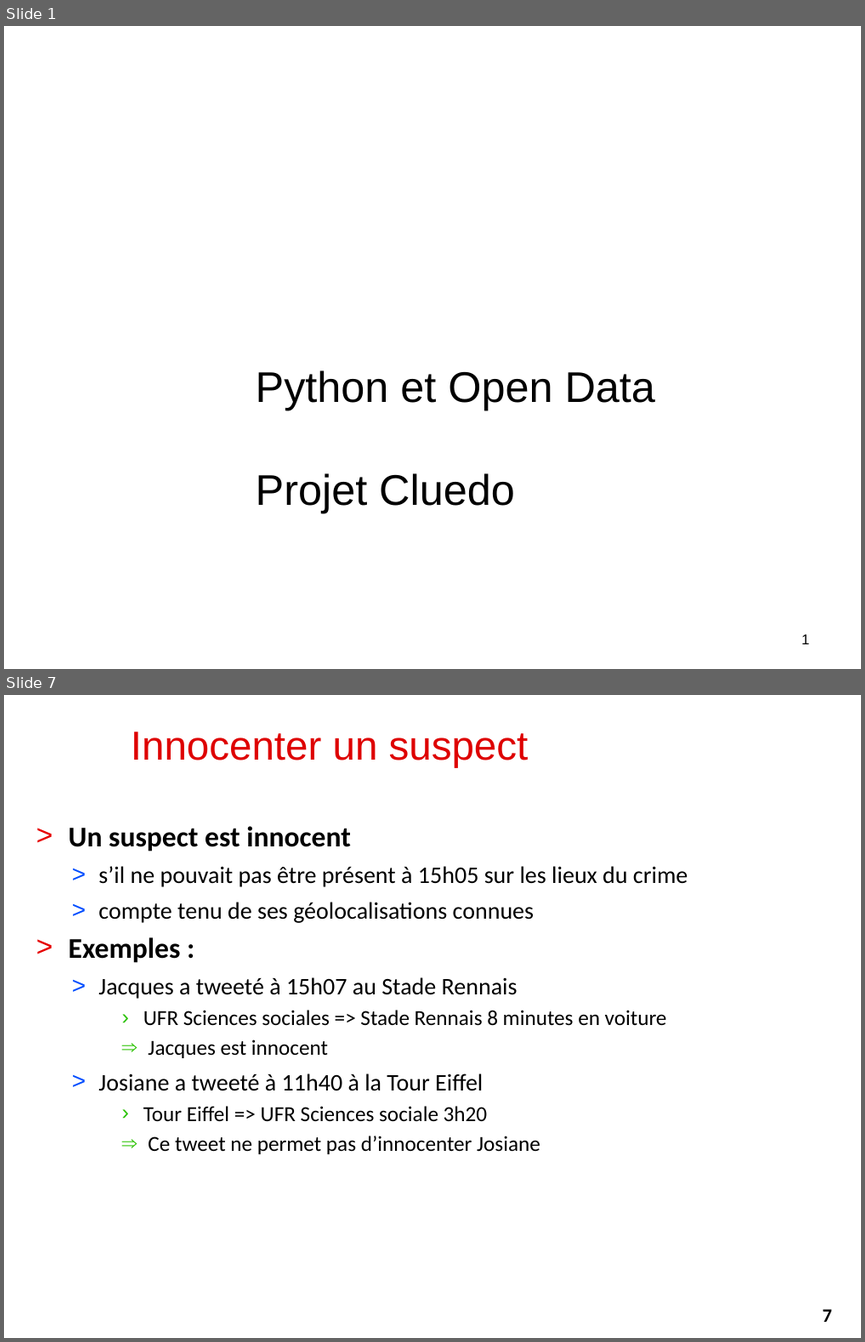
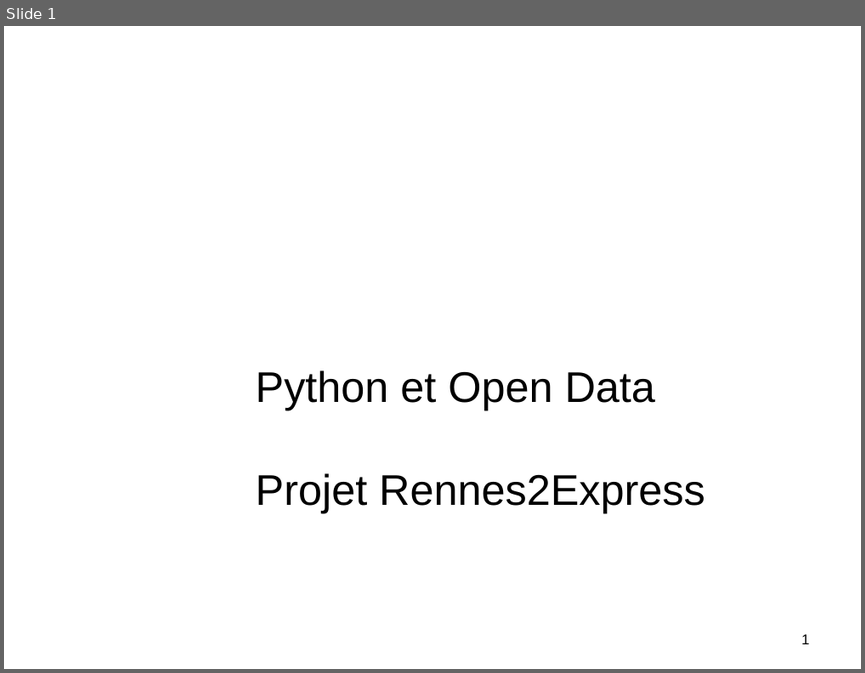
Before and after one commit to alemaitr/python_opendata_l2, a slide deck: pres_projet.pptx. Shown one above the other, each under a label of ours: slides 1 and 7 before the commit, slide 1 after it; the slides between them are not shown. The pictures are 865x1342 and 865x673 pixels, drawn with LibreOffice and Linux fonts; fonts in the diff are those of the drawing; background and template pictures are left out. Boxes give left, top, right and bottom in pixels: in the first picture for what was removed or moved away, otherwise in the second. Text is boxed around its words. In the diff, an @@ line names an element or a change of style, - is before the commit and + after.

Commit message:
Mise à jour présentation Rennes 2 Express

```diff
--- a/pres_projet.pptx
+++ b/pres_projet.pptx
@@ slide 7 removed at bbox=[4, 695, 861, 1338], background #FFFFFF @@
@@ title removed at bbox=[131, 732, 528, 768] @@
-Innocenter un suspect
@@ text removed at bbox=[69, 826, 687, 1154] @@
-> Un suspect est innocent
-  > s’il ne pouvait pas être présent à 15h05 sur les lieux du crime
-  > compte tenu de ses géolocalisations connues
-> Exemples :
-  > Jacques a tweeté à 15h07 au Stade Rennais
-    › UFR Sciences sociales => Stade Rennais 8 minutes en voiture
-    ⇒ Jacques est innocent
-  > Josiane a tweeté à 11h40 à la Tour Eiffel
-    › Tour Eiffel => UFR Sciences sociale 3h20
-    ⇒ Ce tweet ne permet pas d’innocenter Josiane
@@ page number removed at bbox=[800, 1298, 854, 1332] @@
-7
@@ slide 1 changed as well @@
@@ title at bbox=[256, 370, 705, 513]: text changed @@
-Python et Open Data
-Projet Cluedo
+Python et Open Data
+Projet Rennes2Express
```
Also in this commit, not shown: 3 other slides changed, 11 slides added, 6 other slides removed, 2 other files.
